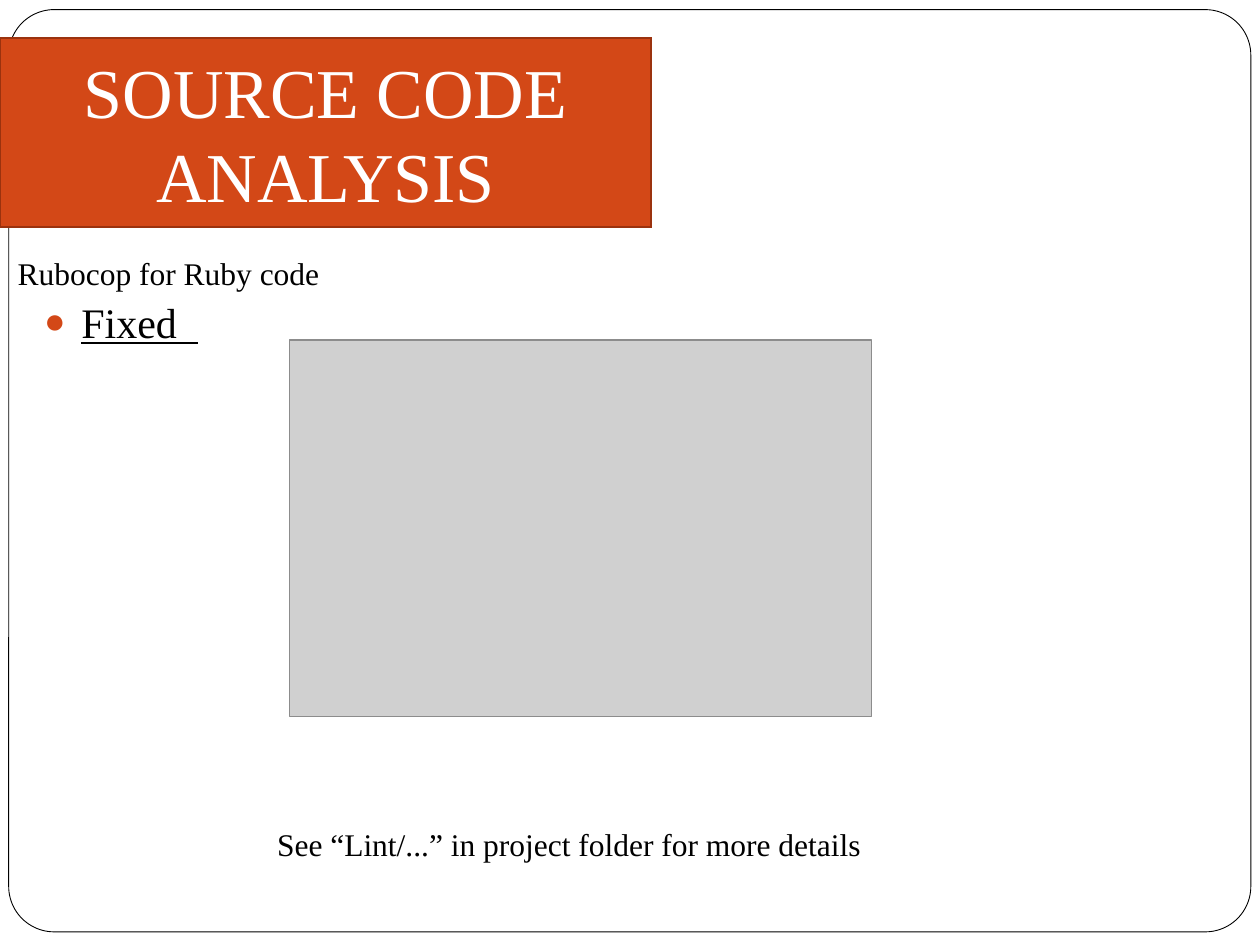
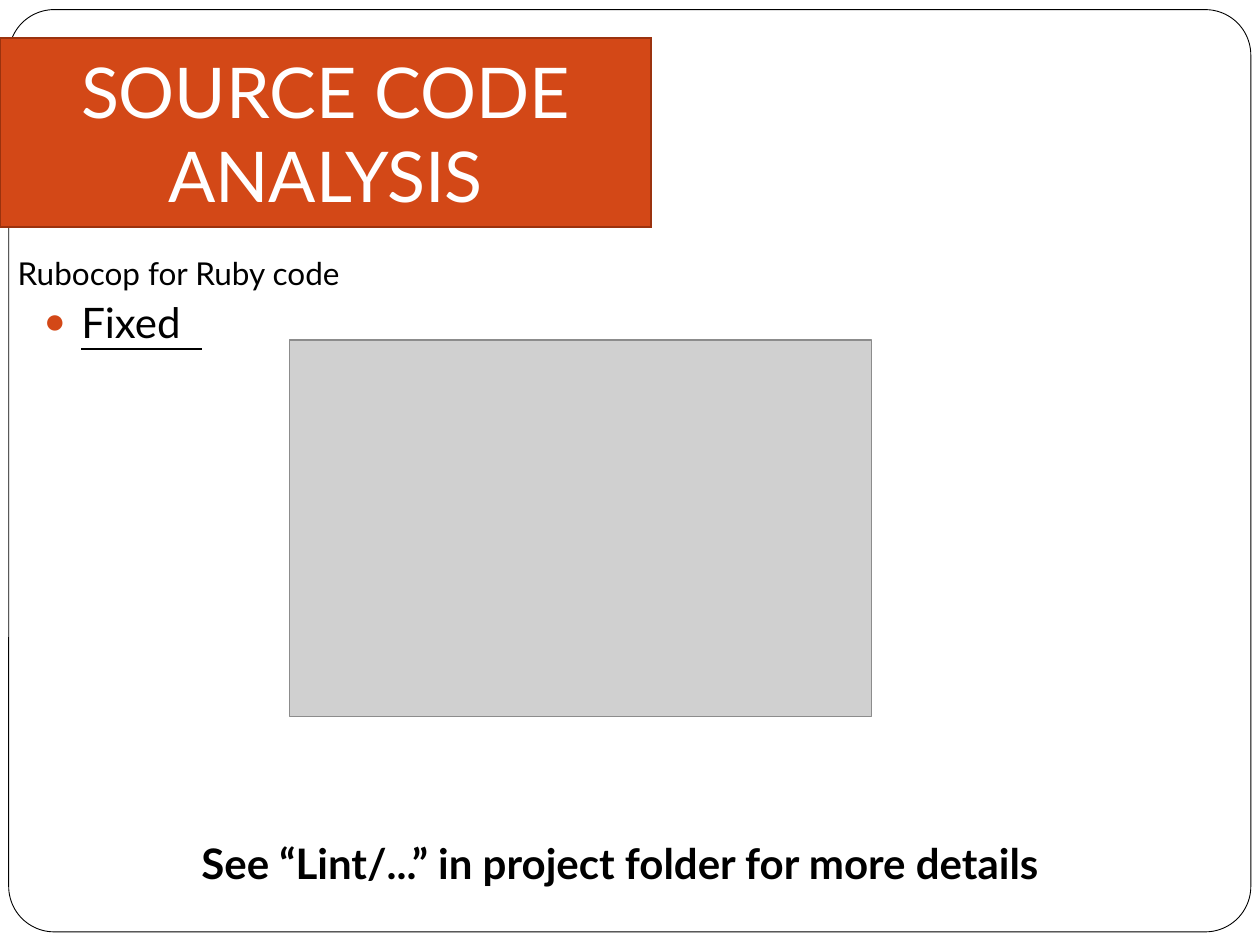
Before and after one commit to zatcsc/group5.k57ca, a slide deck: slide 33 of Final Report/Group5.K57CA.ppt (slide 21 before the commit). Drawn at 1260x945 pixels with LibreOffice and Linux fonts; fonts in the diff are those of the drawing; grey boxes stand for pictures. Boxes give left, top, right and bottom in pixels: in the first picture for what was removed or moved away, otherwise in the second. Text is boxed around its words. In the diff, an @@ line names an element or a change of style, - is before the commit and + after.

```diff
--- a/Final Report/Group5.K57CA.ppt
+++ b/Final Report/Group5.K57CA.ppt
@@ font Times New Roman to Lato in 3 elements at [0, 38, 651, 227], [18, 261, 340, 291], [81, 307, 180, 339] @@
@@ text "See “Lint/...” in project folder ...": place and size @@
-text "See “Lint/...” in project folder ..." at [277, 834, 860, 863]
+text "See “Lint/...” in project folder ..." at [201, 846, 1039, 887]
@@ text "See “Lint/...” in project folder ..." at [201, 846, 1039, 887]: size 18 to 24 pt, font Times New Roman to Lato, bold on @@
```
Also in this commit, not shown: 22 other slides changed, 12 slides added.
